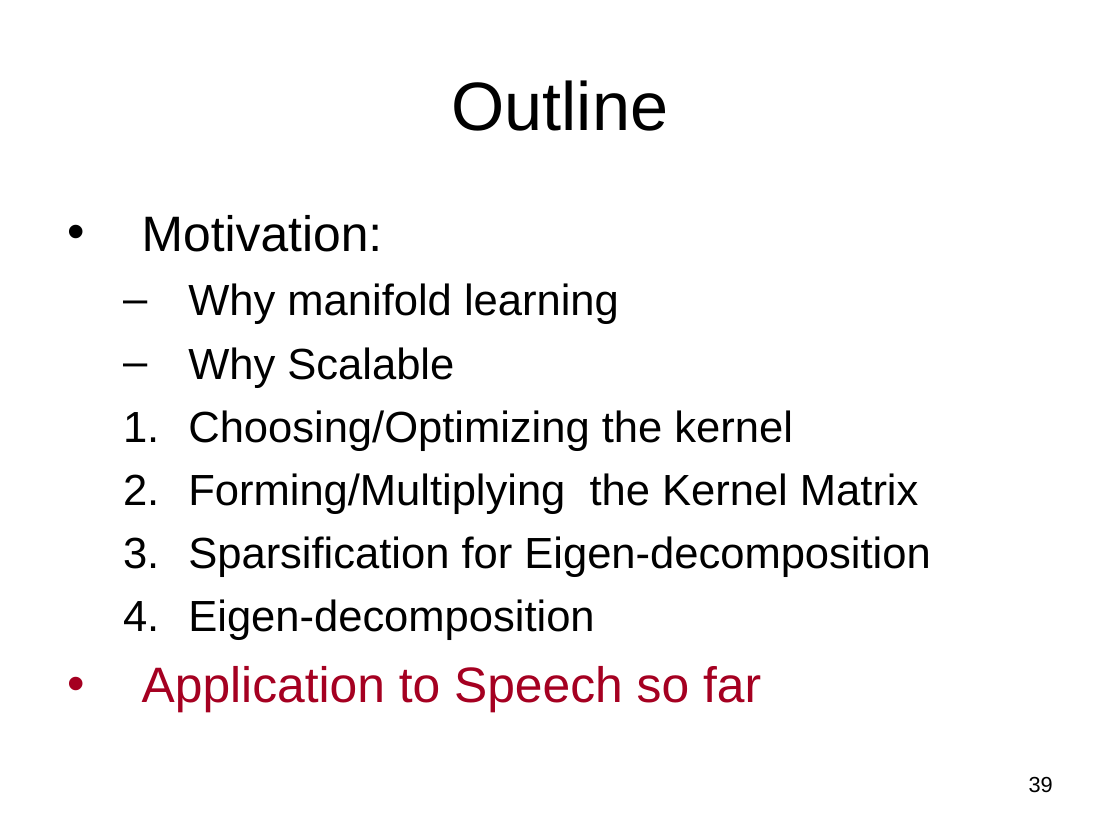
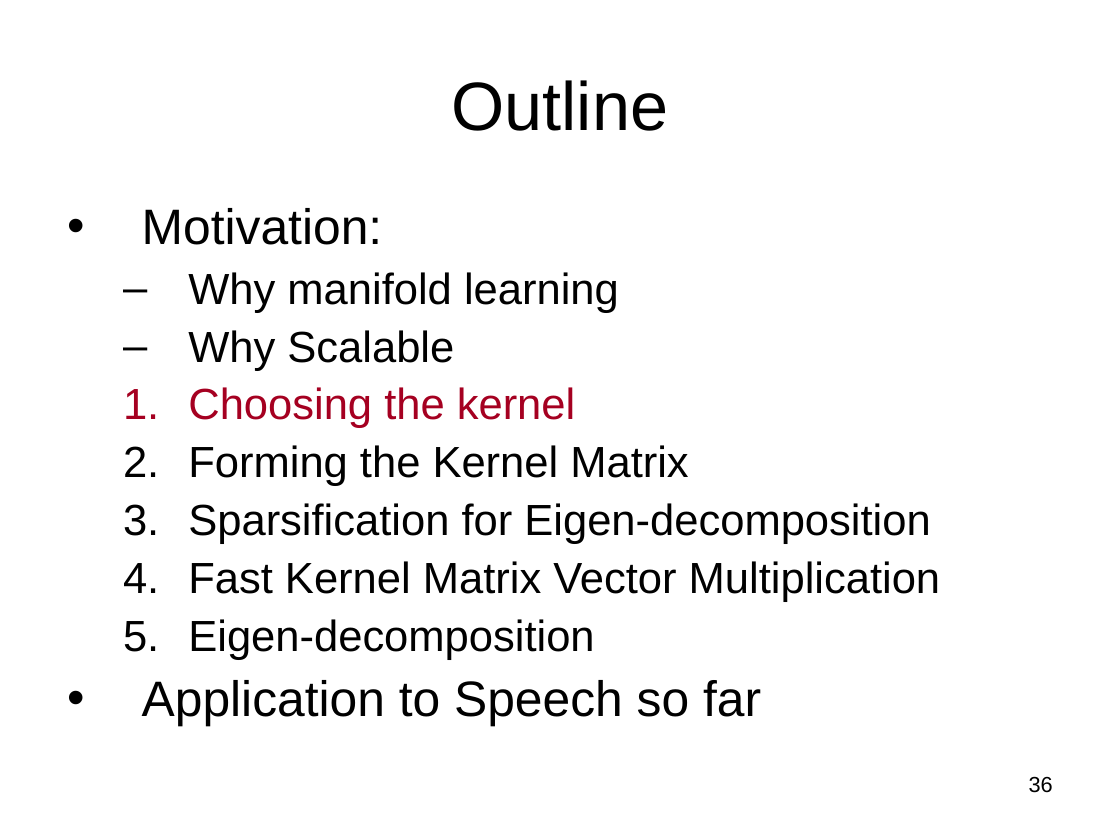
Before and after one commit to subailong/mlpack, a slide deck: slide 36 of fastlib/u/nvasil/docs/proposal/proposal.ppt (slide 39 before the commit). Drawn at 1120x840 pixels with LibreOffice and Linux fonts; fonts in the diff are those of the drawing. Boxes give left, top, right and bottom in pixels: in the first picture for what was removed or moved away, otherwise in the second. Text is boxed around its words. In the diff, an @@ line names an element or a change of style, - is before the commit and + after.

```diff
--- a/fastlib/u/nvasil/docs/proposal/proposal.ppt
+++ b/fastlib/u/nvasil/docs/proposal/proposal.ppt
@@ text at [142, 208, 930, 727]: text colour #A50021 to #000000 in "Application to Speech so far"; line spacing 1 to 0.9; bullet colour #A50021 to #000000 @@
@@ text at [188, 387, 688, 486]: text changed @@
-  1. Choosing/Optimizing the kernel
-  2. Forming/Multiplying the Kernel Matrix
+  1. Choosing the kernel
+  2. Forming the Kernel Matrix
@@ text at [188, 561, 941, 602]: paragraph added @@
+  4. Fast Kernel Matrix Vector Multiplication
@@ page number at [1029, 776, 1053, 793]: text changed @@
-39
+36
```
Also in this commit, not shown: 23 other slides changed, 8 slides added, 2 slides removed, 2 other files.
